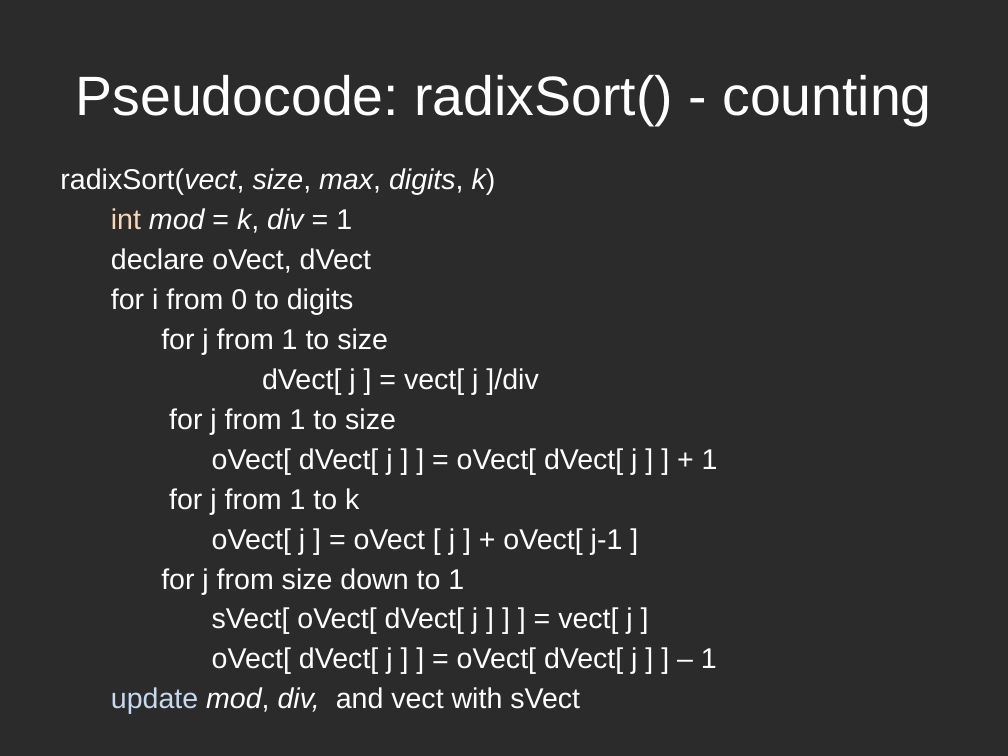
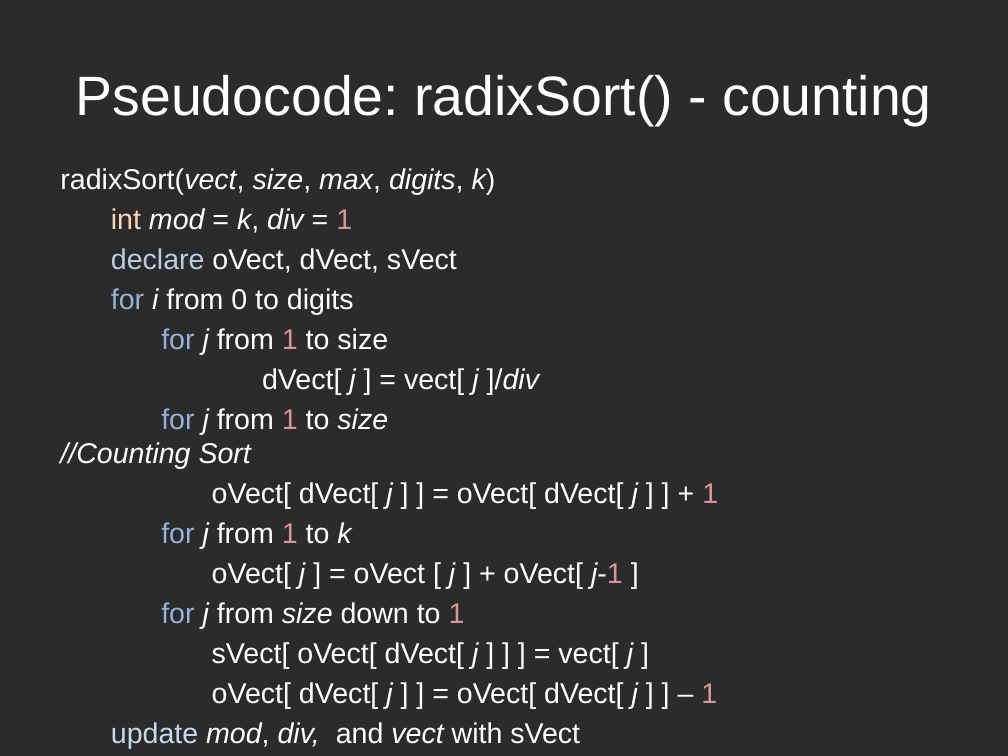
Before and after one commit to hyoshid1/project375, a slide deck: slide 4 of presentation.pptx. Drawn at 1008x756 pixels with LibreOffice and Linux fonts; fonts in the diff are those of the drawing; background and template pictures are left out; a plain dark background stands for a picture behind light text. Boxes give left, top, right and bottom in pixels: in the first picture for what was removed or moved away, otherwise in the second. Text is boxed around its words. In the diff, an @@ line names an element or a change of style, - is before the commit and + after.

Commit message:
presentation final draft

```diff
--- a/presentation.pptx
+++ b/presentation.pptx
@@ text at <box>111,208,718,708</box>: text colour #FFFFFF to #D99694 in "1", "1", "1", "1" and 3 more places; text colour #FFFFFF to #95B3D7 in "for", "for", "for", "for"; italic on in "i", "j", "j j ]/div", "j j" and 6 more places @@
@@ text at <box>111,248,457,273</box>: text changed @@
-declare oVect, dVect
+declare oVect, dVect, sVect
@@ text at <box>60,408,388,469</box>: text changed; italic on @@
-for j from 1 to size
+for j from 1 to size //Counting Sort
```
Also in this commit, not shown: 1 other slide changed.
